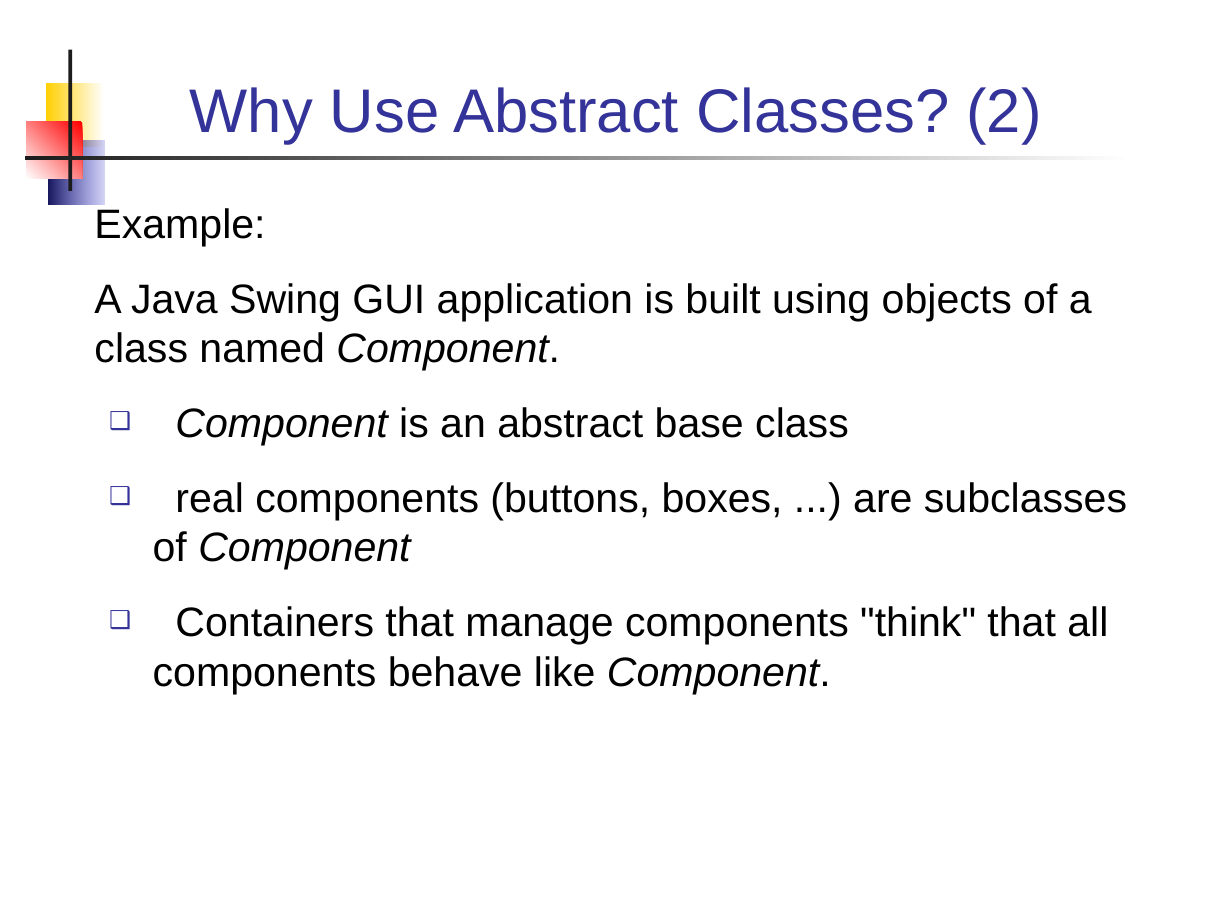
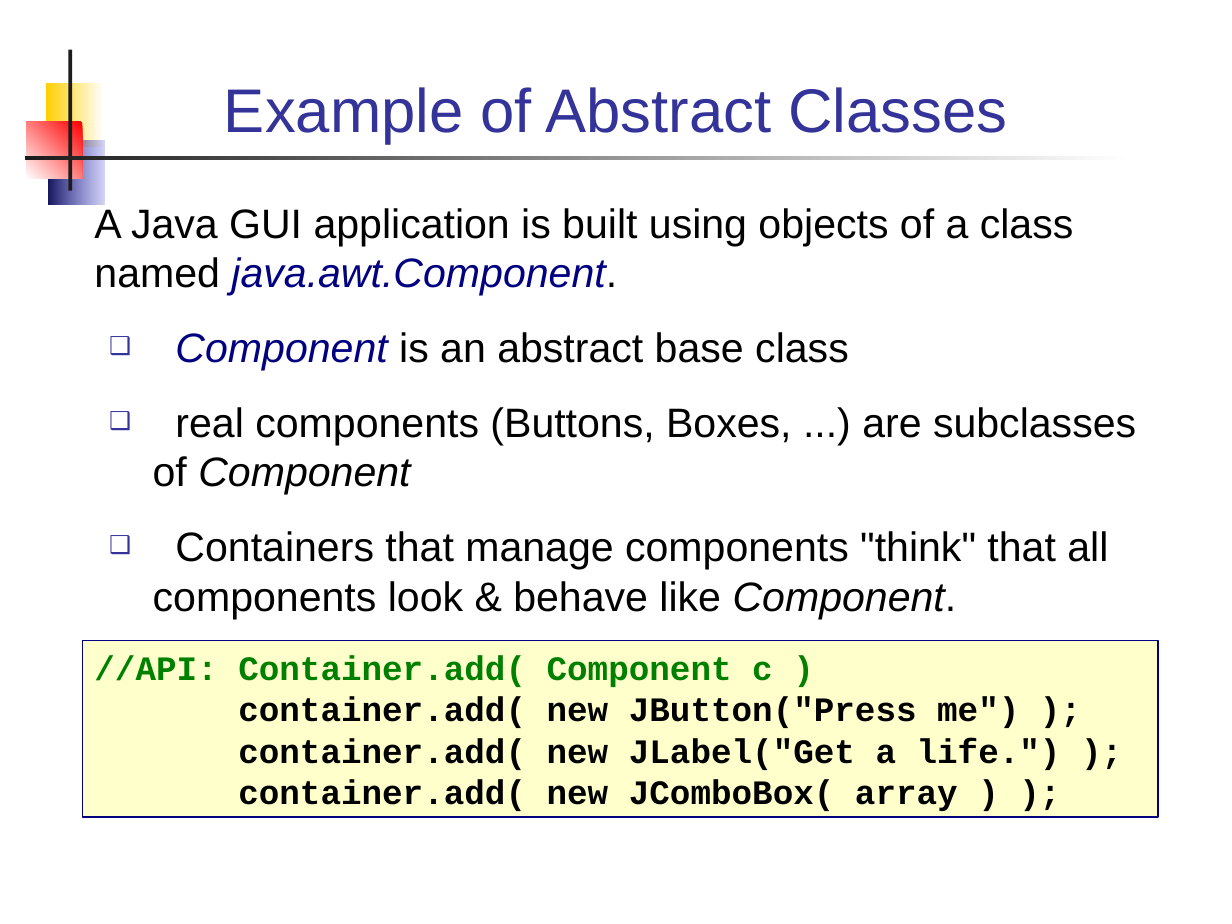
Before and after one commit to skeoop/skeoop.github.io, a slide deck: slide 17 of week4/Inheritance-3-Abstract-Class.ppt (slide 8 before the commit). Drawn at 1232x924 pixels with LibreOffice and Linux fonts; fonts in the diff are those of the drawing. Boxes give left, top, right and bottom in pixels: in the first picture for what was removed or moved away, otherwise in the second. Text is boxed around its words. In the diff, an @@ line names an element or a change of style, - is before the commit and + after.

```diff
--- a/week4/Inheritance-3-Abstract-Class.ppt
+++ b/week4/Inheritance-3-Abstract-Class.ppt
@@ title at bbox=[224, 87, 1007, 144]: text changed @@
-Why Use Abstract Classes? (2)
+Example of Abstract Classes
@@ text at bbox=[94, 208, 1074, 296]: text changed @@
-Example:
-A Java Swing GUI application is built using objects of a class named Component.
+A Java GUI application is built using objects of a class named java.awt.Component.
@@ text at bbox=[175, 332, 849, 371]: text colour #000000 to #000080 in "Component" @@
@@ text at bbox=[153, 407, 1136, 619]: text changed @@
-❑ real components (buttons, boxes, ...) are subclasses of Component
-❑ Containers that manage components "think" that all components behave like Component.
+❑ real components (Buttons, Boxes, ...) are subclasses of Component
+❑ Containers that manage components "think" that all components look & behave like Component.
@@ rectangle added at bbox=[83, 641, 1158, 817], fill #FFFFCC, outline #000080 0.74 pt, 20 pt, text #000000, bold @@
+//API: Container.add( Component c )
+container.add( new JButton("Press me") );
+container.add( new JLabel("Get a life.") );
+container.add( new JComboBox( array ) );
```
Also in this commit, not shown: 5 other slides changed, 3 slides added, 6 other files.
